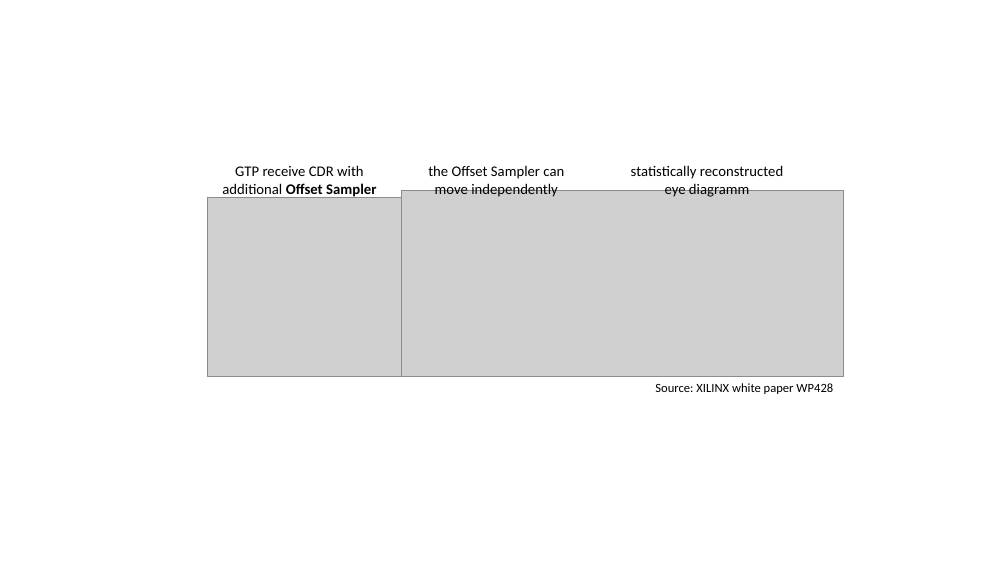
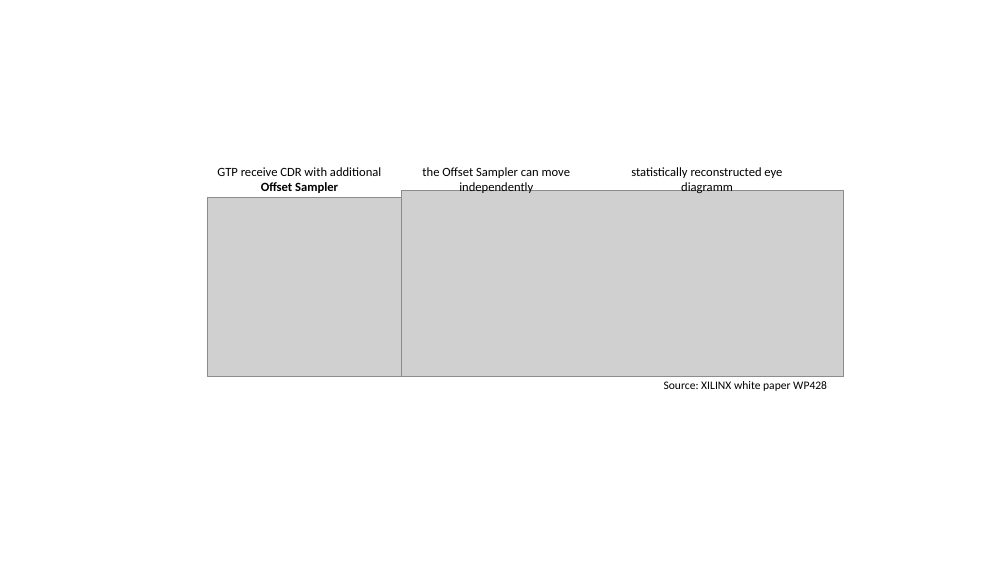
Before and after one commit to munich-ml/BER_tail_fit, a slide deck: slide 5 of images/images.pptx. Drawn at 1008x567 pixels with LibreOffice and Linux fonts; fonts in the diff are those of the drawing; grey boxes stand for pictures. Boxes give left, top, right and bottom in pixels: in the first picture for what was removed or moved away, otherwise in the second. Text is boxed around its words. In the diff, an @@ line names an element or a change of style, - is before the commit and + after.

```diff
--- a/images/images.pptx
+++ b/images/images.pptx
@@ size 14 to 12 pt in 3 elements at bbox=[217, 167, 381, 193], bbox=[422, 167, 570, 193], bbox=[631, 167, 782, 193] @@
@@ text "Source: XILINX white paper WP428": place and size @@
-text "Source: XILINX white paper WP428" at bbox=[655, 383, 833, 394]
+text "Source: XILINX white paper WP428" at bbox=[664, 381, 827, 391]
@@ text "Source: XILINX white paper WP428" at bbox=[664, 381, 827, 391]: size 12 to 11 pt @@
```
Also in this commit, not shown: 5 other files.
